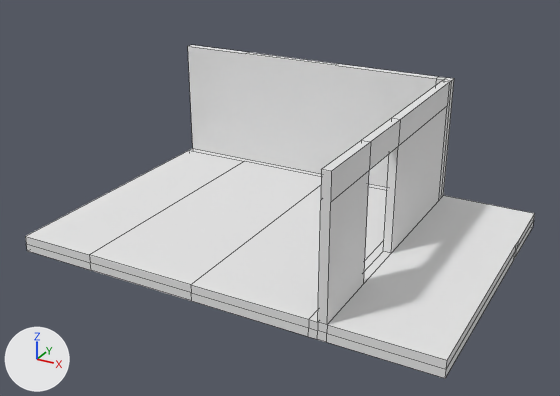
Two versions of the Blender file dae/guy-one-studio/studio.blend, one commit apart.
Both versions are drawn from a 50 mm lens placed at (21.5, -37.2, 20.8), pointed at (1.1, -0.1, 2.2). The lights are fixed; the arrows at lower left show +X, +Y and +Z. Mesh edges are drawn as thin lines.

The older version as bpy lines, for what is in view:
```python
me_shell_geo = bpy.data.meshes.new('shell_geo')
me_shell_geo.from_pydata(...)  # 104 vertices, 96 faces; spans x -12.0..14.0, y -8.0..10.0, z -1.0..8.0
me_shell_geo.materials.append(mat_shell_material)  # white #e7e7e7
ob_shell = bpy.data.objects.new('shell', me_shell_geo)
ob_shell.location = (0.0, 0.0, 0.0)
```
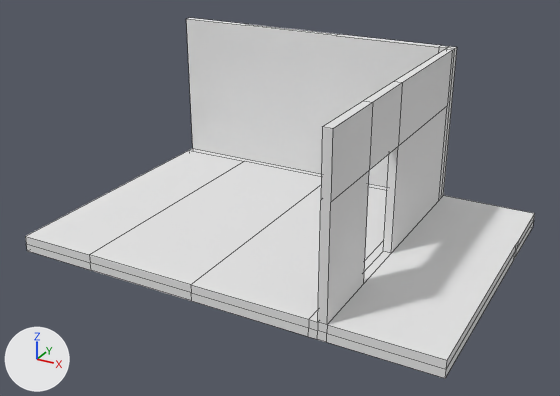
Boxes [x1, y1, x2, y2] around the edits, measured in the pictures (560 x 396 px; the box of a moved part takes in the faces that stretch with it):
'shell', reshaped (8% taller): before [25, 45, 535, 378]; after [25, 18, 535, 378]
part 1 of me_shell_geo, moved or reshaped: before [188, 45, 454, 325]; after [186, 18, 457, 325]

The change, as a diff of the scene's bpy script:
```diff
--- a/dae/guy-one-studio/studio.blend.py
+++ b/dae/guy-one-studio/studio.blend.py
@@ me_shell_geo @@
 me_shell_geo.from_pydata(...)  # 104 vertices, 96 faces; spans x -12.0..14.0, y -8.0..10.0, z -1.0..8.0
 # used by ob_shell; location = (0.0, 0.0, 0.0)
+# me_shell_geo part 1: all 20 vertices in x -12.0..8.0, y -8.0..10.0, z 8.0 are moved by (0.0, 0.0, 2.0)
 me_shell_geo.materials.append(mat_shell_material)
```
